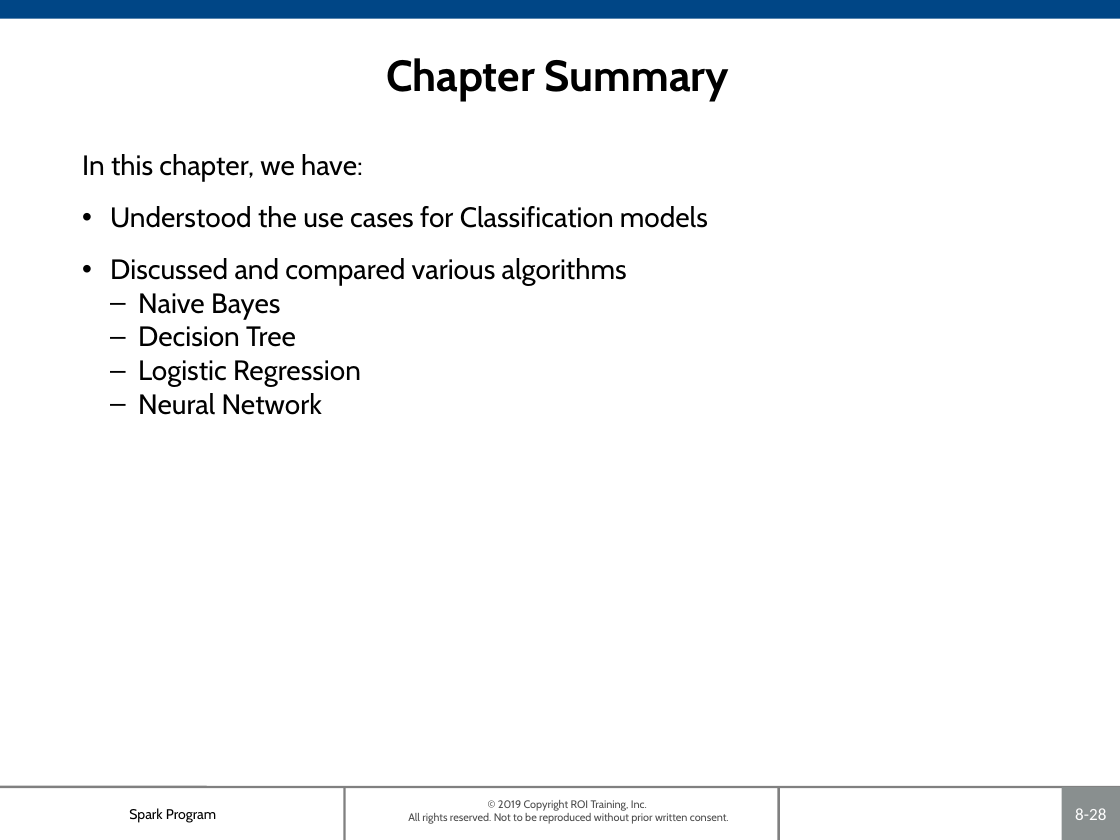
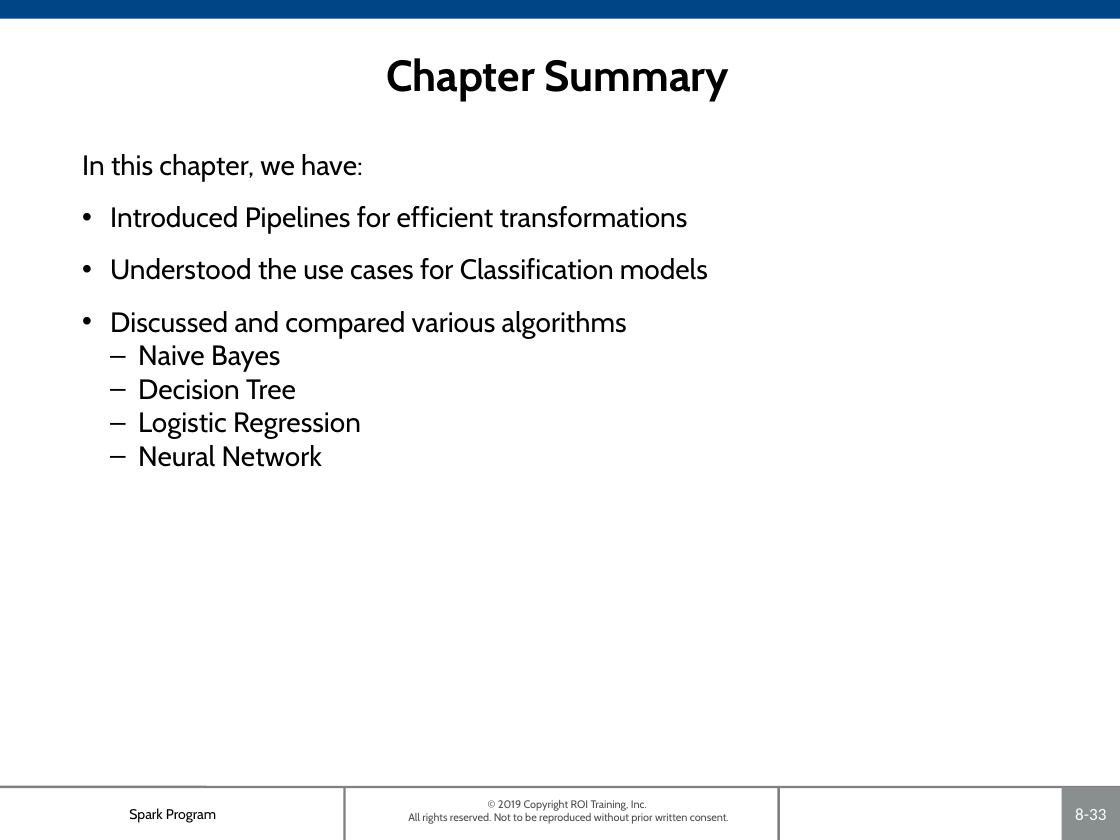
Before and after one commit to roitraining/SparkProgram, a slide deck: slide 33 of Day7-ClassificationAnalysis/Ch08-ClassificationModels.pptx (slide 28 before the commit). Drawn at 1120x840 pixels with LibreOffice and Linux fonts; fonts in the diff are those of the drawing; background and template pictures are left out. Boxes give left, top, right and bottom in pixels: in the first picture for what was removed or moved away, otherwise in the second. Text is boxed around its words. In the diff, an @@ line names an element or a change of style, - is before the commit and + after.

```diff
--- a/Day7-ClassificationAnalysis/Ch08-ClassificationModels.pptx
+++ b/Day7-ClassificationAnalysis/Ch08-ClassificationModels.pptx
@@ text at (x1=110, y1=206, x2=688, y2=234): paragraph added @@
+• Introduced Pipelines for efficient transformations
@@ page number at (x1=1075, y1=808, x2=1106, y2=820): text changed @@
-8-28
+8-33
```
Also in this commit, not shown: 6 other slides changed, 5 slides added, 1 other file.
